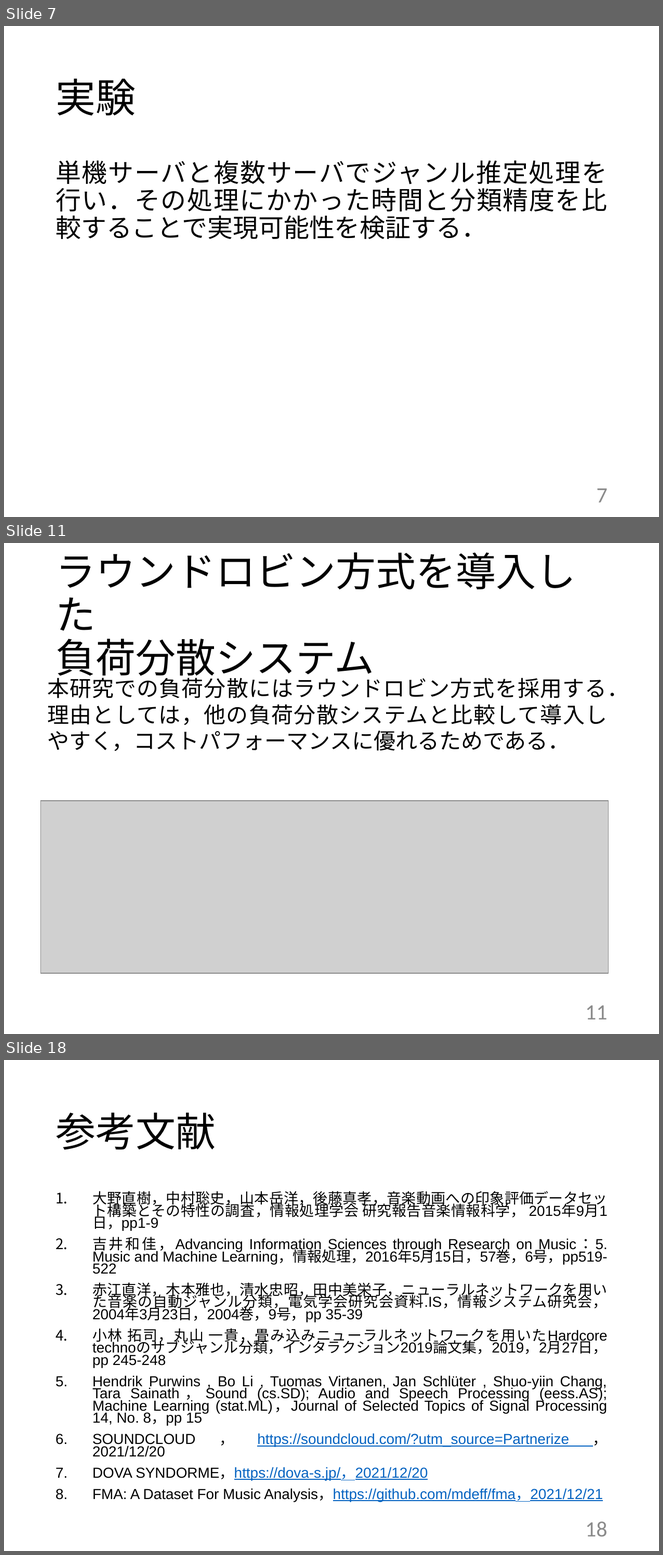
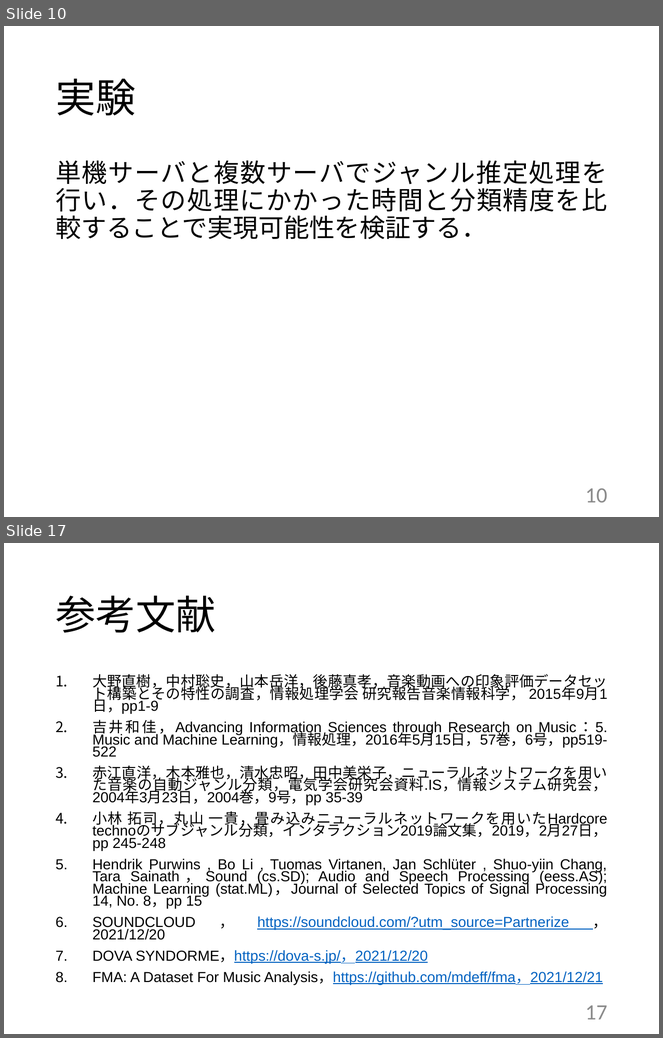
Before and after one commit to kait-takanolab/1821144-yoshii-thesis, a slide deck: 発表用スライド/1821144_卒研発表.pptx. Shown one above the other, each under a label of ours: slides 7, 11 and 18 before the commit, slides 10 and 17 after it; the slides between them are not shown. The pictures are 663x1555 and 663x1038 pixels, drawn with LibreOffice and Linux fonts; fonts in the diff are those of the drawing; grey boxes stand for pictures. Boxes give left, top, right and bottom in pixels: in the first picture for what was removed or moved away, otherwise in the second. Text is boxed around its words. In the diff, an @@ line names an element or a change of style, - is before the commit and + after.

```diff
--- a/発表用スライド/1821144_卒研発表.pptx
+++ b/発表用スライド/1821144_卒研発表.pptx
@@ slide 11 removed at bbox=[4, 543, 659, 1034], background #FFFFFF @@
@@ title removed at bbox=[55, 552, 576, 682] @@
-ラウンドロビン方式を導入した
-負荷分散システム
@@ text removed at bbox=[47, 675, 629, 752] @@
-本研究での負荷分散にはラウンドロビン方式を採用する．
-理由としては，他の負荷分散システムと比較して導入しやすく，コストパフォーマンスに優れるためである．
@@ picture removed at bbox=[41, 801, 609, 974] @@
@@ page number removed at bbox=[585, 1006, 608, 1020] @@
-11
@@ what was slide 7 is now slide 10 @@
@@ page number at bbox=[585, 489, 608, 503]: text changed @@
-7
+10
@@ what was slide 18 is now slide 17 @@
@@ page number at bbox=[585, 1006, 608, 1020]: text changed @@
-18
+17
```
Also in this commit, not shown: 12 slides changed, 2 slides added, 2 other slides removed, 1 other file.
